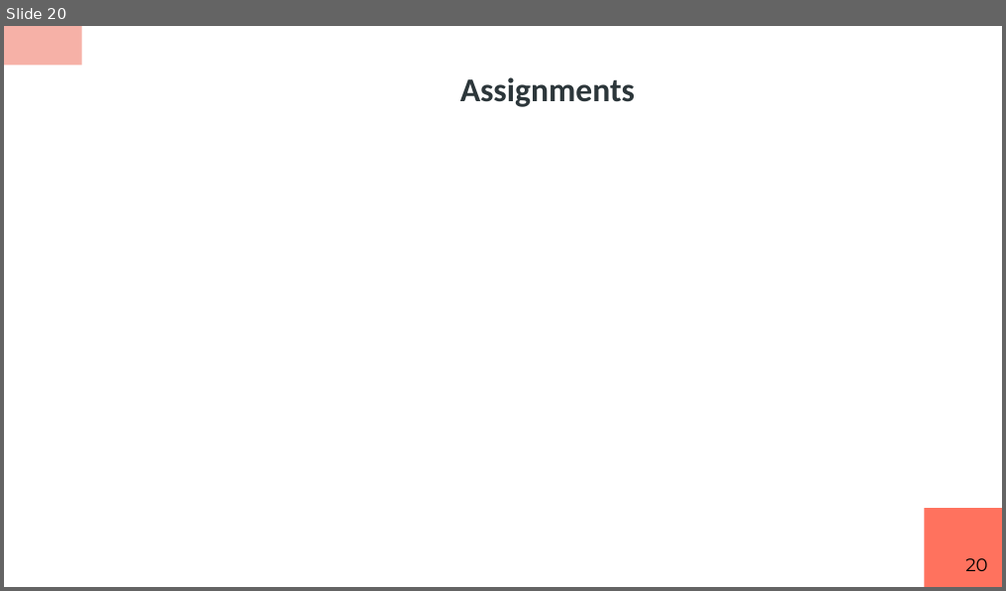
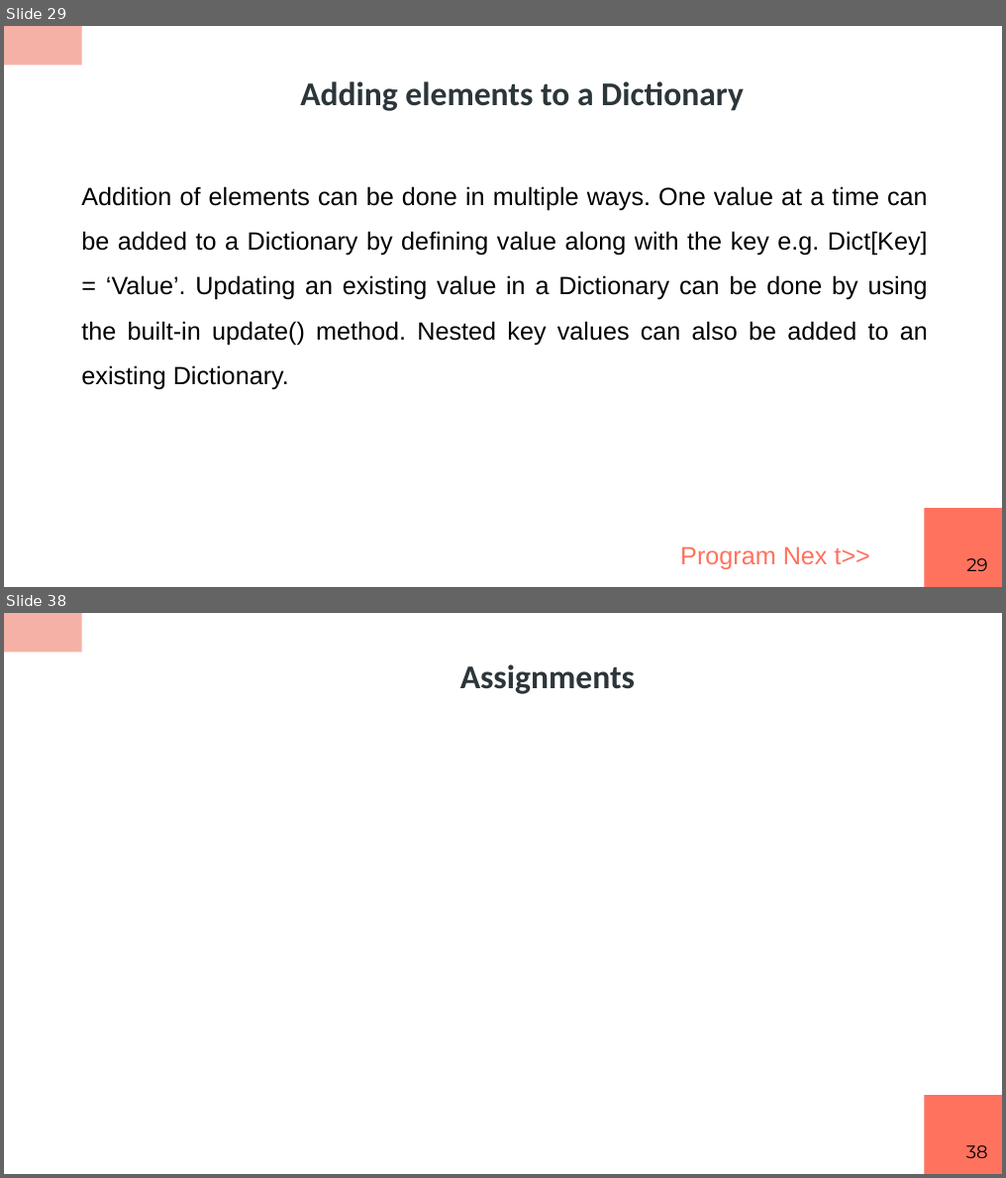
Before and after one commit to RashmivernekarN/ai_with_python_keonics, a slide deck: module2/ppt/Advanced Concepts Using Datastructures.pptx. Shown one above the other, each under a label of ours: slide 20 before the commit, slides 29 and 38 after it; the slides between them are not shown. The pictures are 1006x591 and 1006x1178 pixels, drawn with LibreOffice and Linux fonts; fonts in the diff are those of the drawing. Boxes give left, top, right and bottom in pixels: in the first picture for what was removed or moved away, otherwise in the second. Text is boxed around its words. In the diff, an @@ line names an element or a change of style, - is before the commit and + after.

```diff
--- a/module2/ppt/Advanced Concepts Using Datastructures.pptx
+++ b/module2/ppt/Advanced Concepts Using Datastructures.pptx
@@ slide 29 added at (4,26,1002,587), background #FFFFFF; not listed: 2 template elements that a slide beside it also shows @@
@@ title added at (300,81,744,111), 24 pt, text #2C363A, bold @@
+Adding elements to a Dictionary
@@ text added at (81,186,928,570), 18 pt, text #000000 @@
+Addition of elements can be done in multiple ways. One value at a time can be added to a Dictionary by defining value along with the key e.g. Dict[Key] = ‘Value’. Updating an existing value in a Dictionary can be done by using the built-in update() method. Nested key values can also be added to an existing Dictionary.
+Program Nex t>>
@@ page number added at (966,559,987,571), 13 pt, text #000000 @@
+29
@@ what was slide 20 is now slide 38 @@
@@ page number at (966,1146,988,1158): text changed @@
-20
+38
```
Also in this commit, not shown: 5 slides changed, 17 other slides added, 2 other files.
